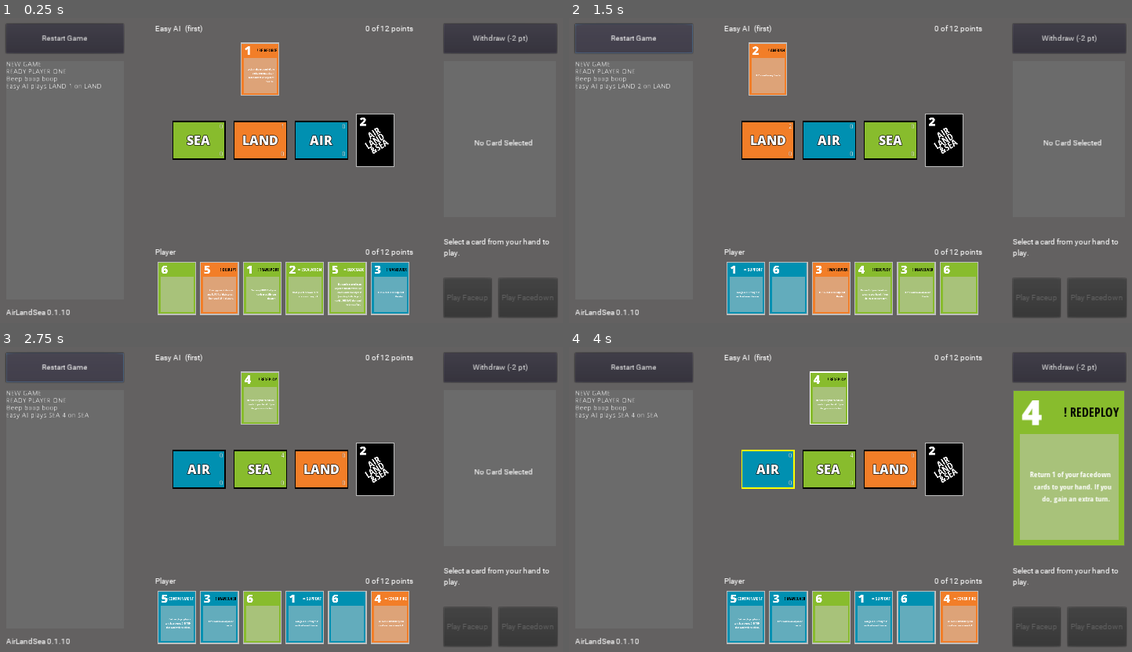
Above: before the commit, frames 1-4 (two rows, left to right).
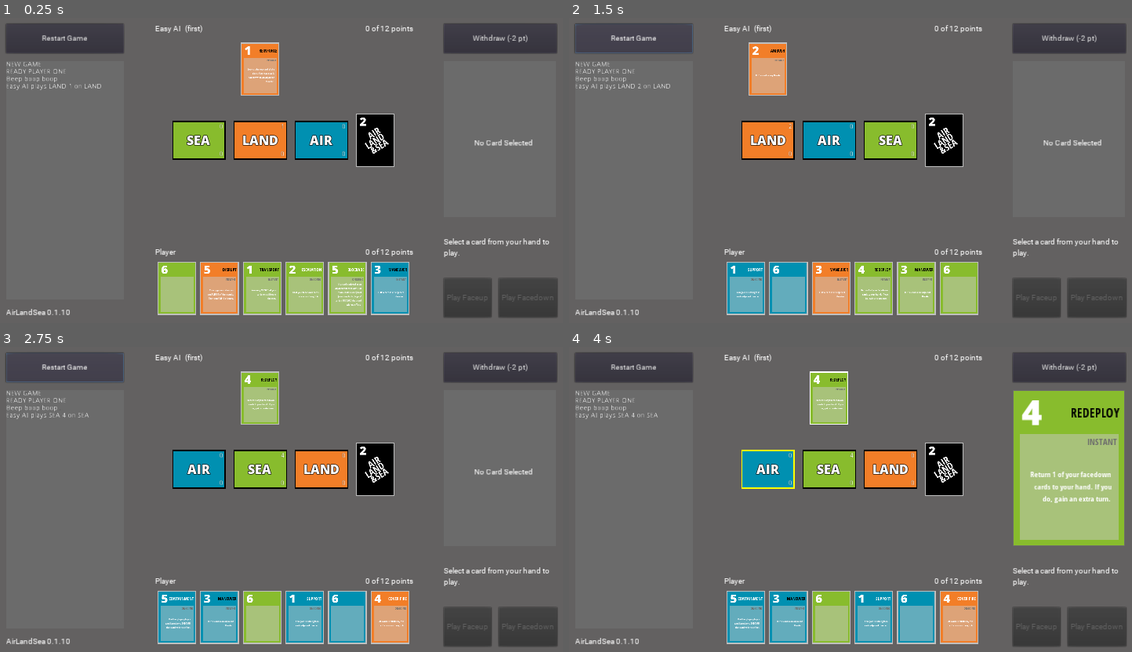
Above: after the commit, the same moments.

Repository: jorisbontje/AirLandSea
Game: Godot game, scene res://Scenes/Game.tscn
The game is run twice, just before and just after one commit, with the same random seed, the same clock (stepped at 60 frames per second) and the same inputs.
Inputs (mouse positions are in pixels of both pictures, inside the frame that each line leads up to):
- Up to frame 1 (0.25 s): no input
- Up to frame 2 (1.5 s): click "Restart Game" at 0.5 s; click "Restart Game" at 1.25 s
- Up to frame 3 (2.75 s): click "Restart Game" at 2 s
- Up to frame 4 (4 s): click "AIR" at 2.75 s; click (827, 398) at 3.52 s

The runs differ from the first frame. In frame 1, 0.4% of the frame differs, in the area x 36-73%, y 10-95%; in frame 2, 0.3%; in frame 3, 0.3%; in frame 4, 0.8%, in the area x 29-98%, y 10-93%.

Commit message:
instant vs ongoing duration label

Diff:
--- /dev/null
+++ b/Fonts/CardDurationLabelLarge.tres
@@ -0,0 +1,9 @@
+[gd_resource type="DynamicFont" load_steps=2 format=2]
+
+[ext_resource path="res://Fonts/ttfs/OpenSansCondensed-Bold.ttf" type="DynamicFontData" id=1]
+
+[resource]
+size = 18
+use_mipmaps = true
+use_filter = true
+font_data = ExtResource( 1 )
--- a/Scenes/UnitCardView.gd
+++ b/Scenes/UnitCardView.gd
@@ -11,22 +11,27 @@
     $StrengthLabel.text = str(card.strength)
     $AbilityLabel.text = card.get("ability", "")
     $"DescriptionBox/Description".text = card.get("description", "")
-    # TODO replace with icons
     if "duration" in card:
+      $"DescriptionBox/DurationLabel".visible = true
+      $"DescriptionBox/DurationLabel".text = card.duration
       if card.duration == "ongoing":
-        $AbilityLabel.text = "∞ " + $AbilityLabel.text
         $AbilityLabel.set("custom_colors/font_color", Color.white)
       elif card.duration == "instant":
-        $AbilityLabel.text = "! " + $AbilityLabel.text
         $AbilityLabel.set("custom_colors/font_color", Color.black)
+    else:
+      $"DescriptionBox/DurationLabel".visible = false
     $BackLabel.visible = false
     $DescriptionBox.visible = true
   else:
     $Background.color = Constants.THEATER_COLORS[Constants.THEATERS.NONE]
     $StrengthLabel.text = "2"
     $AbilityLabel.visible = false
+    $"DescriptionBox/DurationLabel".visible = false
     $BackLabel.visible = true
     $DescriptionBox.visible = false
+
+func _ready():
+  _update_view()
 
 func set_card(new_card):
   card = new_card
--- a/Scenes/UnitCardView.tscn
+++ b/Scenes/UnitCardView.tscn
@@ -1,9 +1,10 @@
-[gd_scene load_steps=6 format=2]
+[gd_scene load_steps=7 format=2]
 
 [ext_resource path="res://Fonts/CardAbilityLabelLarge.tres" type="DynamicFont" id=1]
 [ext_resource path="res://Fonts/CardBackLabelLarge.tres" type="DynamicFont" id=2]
 [ext_resource path="res://Fonts/CardDescriptionLarge.tres" type="DynamicFont" id=3]
 [ext_resource path="res://Fonts/CardStrengthLabelLarge.tres" type="DynamicFont" id=4]
+[ext_resource path="res://Fonts/CardDurationLabelLarge.tres" type="DynamicFont" id=5]
 [ext_resource path="res://Scenes/UnitCardView.gd" type="Script" id=6]
 
 [node name="UnitCardView" type="Control"]
@@ -54,11 +55,10 @@
 }
 
 [node name="AbilityLabel" type="Label" parent="."]
-visible = false
-margin_left = 31.0
+margin_left = 32.0
 margin_top = 3.0
-margin_right = 215.0
-margin_bottom = 81.0
+margin_right = 216.0
+margin_bottom = 84.0
 custom_fonts/font = ExtResource( 1 )
 text = "ABILITY"
 align = 2
@@ -69,7 +69,6 @@
 }
 
 [node name="DescriptionBox" type="ColorRect" parent="."]
-visible = false
 margin_left = 13.0
 margin_top = 88.0
 margin_right = 215.0
@@ -83,10 +82,25 @@
 "_edit_use_anchors_": false
 }
 
+[node name="DurationLabel" type="Label" parent="DescriptionBox"]
+margin_left = 13.3305
+margin_top = 3.0
+margin_right = 197.331
+margin_bottom = 29.0
+custom_fonts/font = ExtResource( 5 )
+custom_colors/font_color = Color( 0.423529, 0.423529, 0.423529, 1 )
+text = "instant"
+align = 2
+valign = 1
+uppercase = true
+__meta__ = {
+"_edit_use_anchors_": false
+}
+
 [node name="Description" type="Label" parent="DescriptionBox"]
-margin_left = 18.0
+margin_left = 19.0
 margin_top = 14.0
-margin_right = 183.0
+margin_right = 184.0
 margin_bottom = 199.0
 custom_fonts/font = ExtResource( 3 )
 text = "If a card is played in an adjacent theater with 3 or more cards already in it (counting both players' cards), DISCARD that card with no effect."
